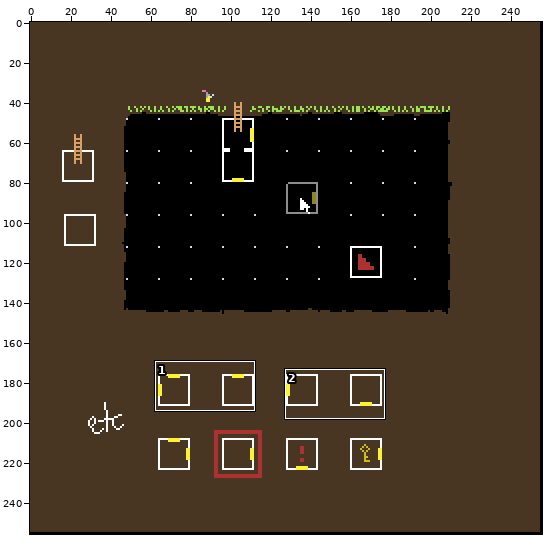
A pixel-art file gets an edit: dungeon-master.aseprite. Above, an overview of the earlier version with the close-up marked.
Close-up. First the earlier version:
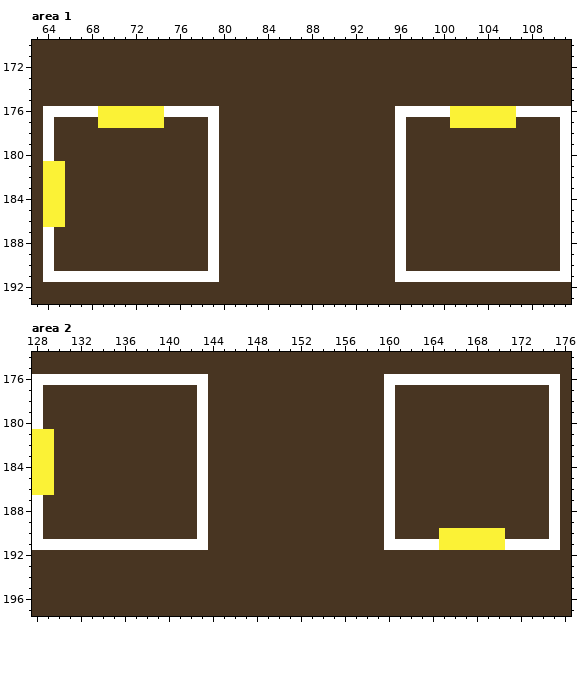
256x256 pixels, 1 frame. Shown: area 1: x 63..111, y 170..193; area 2: x 128..176, y 174..197.
The same view after the edit:
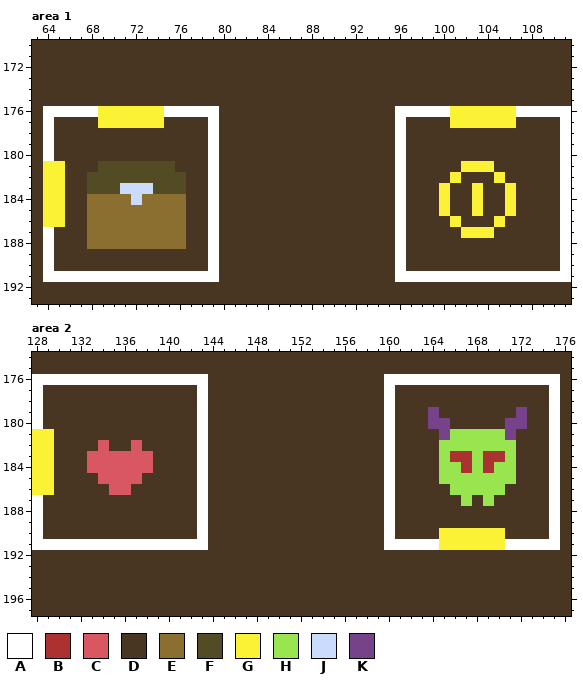
Palette (. is transparent): A #ffffff  B #ac3232  C #d95763  D #483522  E #8a6f30  F #524b24  G #fbf236  H #99e550  J #cbdbfc  K #76428a
Message: Add room type icons
Diff:
{"change": "layer \"types\" added"}
{"where": "area 1, layer \"types\""}
{"y":181,"x":69,"old":"DDDDDDD","new":"FFFFFFF"}
{"y":181,"x":102,"old":"DDD","new":"GGG"}
{"y":182,"x":68,"old":"DDDDDDDDD","new":"FFFFFFFFF"}
{"y":182,"x":101,"old":"D","new":"G"}
{"y":182,"x":105,"old":"D","new":"G"}
{"y":183,"x":68,"old":"DDDDDDDDD","new":"FFFJJJFFF"}
{"y":183,"x":100,"old":"D","new":"G"}
{"y":183,"x":103,"old":"D","new":"G"}
{"y":183,"x":106,"old":"D","new":"G"}
{"y":184,"x":68,"old":"DDDDDDDDD","new":"EEEEJEEEE"}
{"y":184,"x":100,"old":"D","new":"G"}
{"y":184,"x":103,"old":"D","new":"G"}
{"y":184,"x":106,"old":"D","new":"G"}
{"y":185,"x":68,"old":"DDDDDDDDD","new":"EEEEEEEEE"}
{"y":185,"x":100,"old":"D","new":"G"}
{"y":185,"x":103,"old":"D","new":"G"}
{"y":185,"x":106,"old":"D","new":"G"}
{"y":186,"x":68,"old":"DDDDDDDDD","new":"EEEEEEEEE"}
{"y":186,"x":101,"old":"D","new":"G"}
{"y":186,"x":105,"old":"D","new":"G"}
{"y":187,"x":68,"old":"DDDDDDDDD","new":"EEEEEEEEE"}
{"y":187,"x":102,"old":"DDD","new":"GGG"}
{"y":188,"x":68,"old":"DDDDDDDDD","new":"EEEEEEEEE"}
{"where": "area 2, layer \"types\""}
{"y":179,"x":164,"old":"D","new":"K"}
{"y":179,"x":172,"old":"D","new":"K"}
{"y":180,"x":164,"old":"DD","new":"KK"}
{"y":180,"x":171,"old":"DD","new":"KK"}
{"y":181,"x":165,"old":"DDDDDDD","new":"KHHHHHK"}
{"y":182,"x":134,"old":"D","new":"C"}
{"y":182,"x":137,"old":"D","new":"C"}
{"y":182,"x":165,"old":"DDDDDDD","new":"HHHHHHH"}
{"y":183,"x":133,"old":"DDDDDD","new":"CCCCCC"}
{"y":183,"x":165,"old":"DDDDDDD","new":"HBBHBBH"}
{"y":184,"x":133,"old":"DDDDDD","new":"CCCCCC"}
{"y":184,"x":165,"old":"DDDDDDD","new":"HHBHBHH"}
{"y":185,"x":134,"old":"DDDD","new":"CCCC"}
{"y":185,"x":165,"old":"DDDDDDD","new":"HHHHHHH"}
{"y":186,"x":135,"old":"DD","new":"CC"}
{"y":186,"x":166,"old":"DDDDD","new":"HHHHH"}
{"y":187,"x":167,"old":"D","new":"H"}
{"y":187,"x":169,"old":"D","new":"H"}
{"label":"changed","picture_box":[87,161,186,249]}
{"label":"changed","picture_box":[439,161,516,238]}
{"label":"changed","picture_box":[428,407,527,506]}
{"label":"changed","picture_box":[87,440,153,495]}
